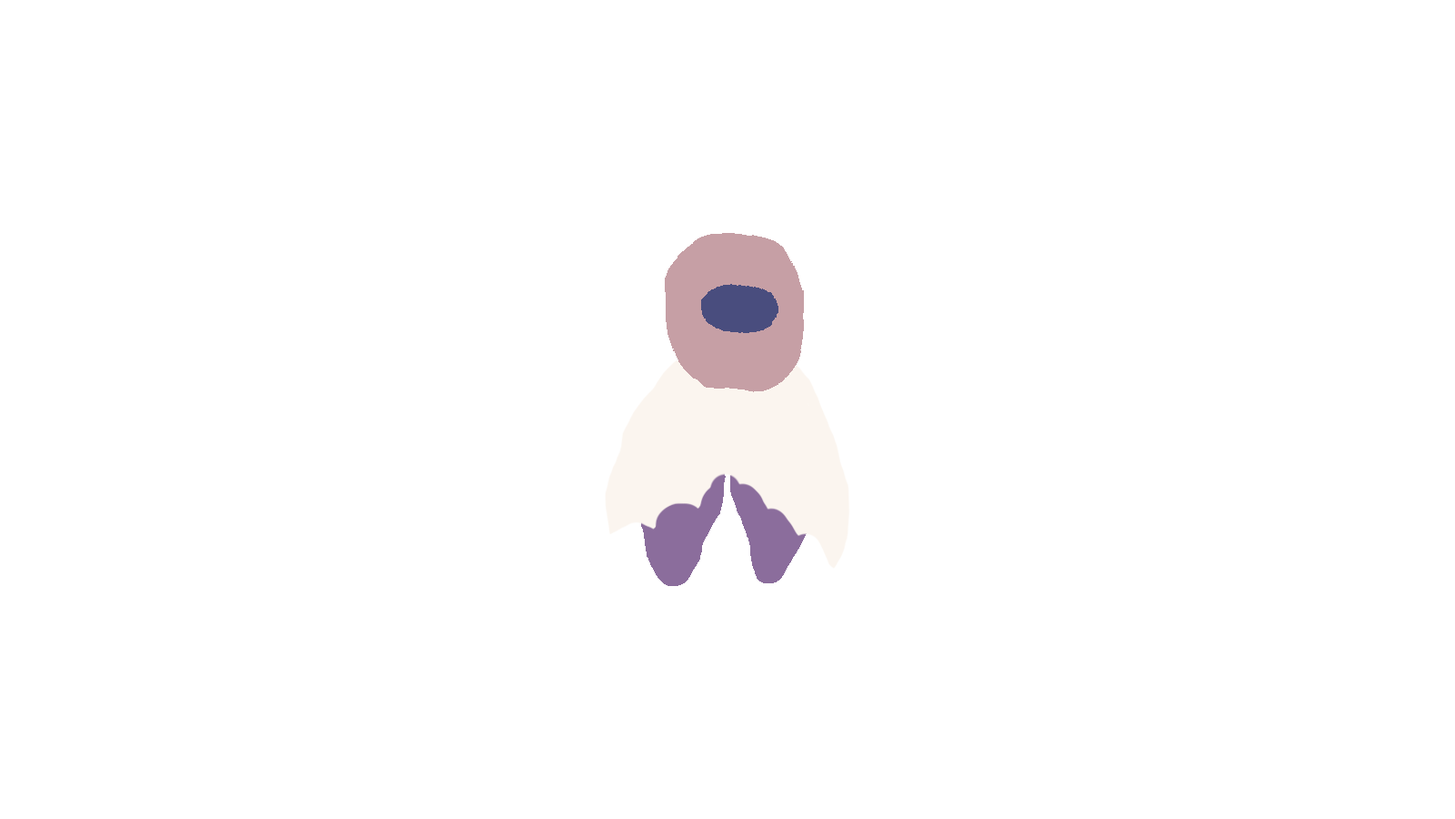
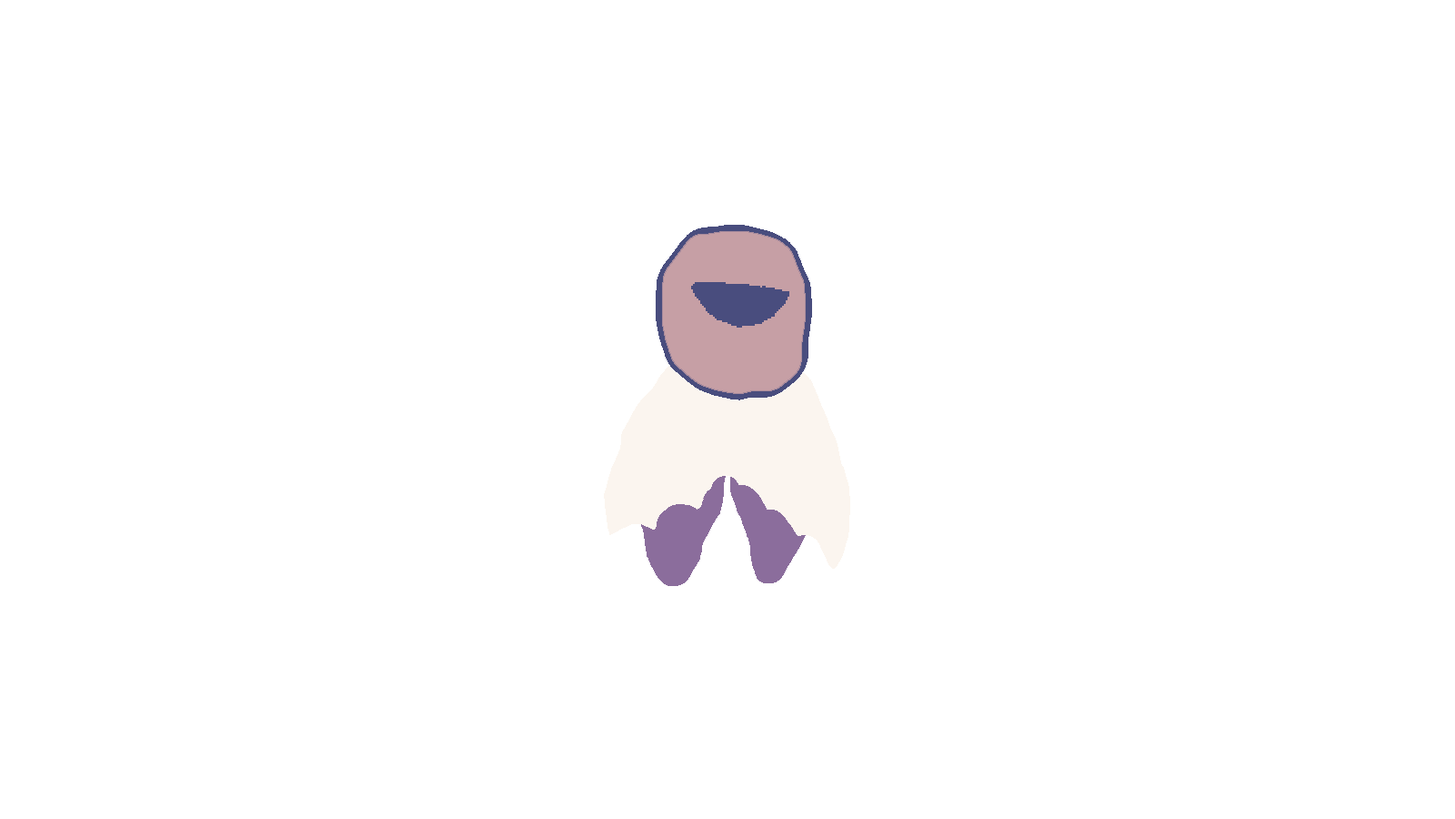
Layer changes from the first 1455 × 819 image to the second:
painted on "Visor" over [691, 281, 790, 333]
painted on "Helmet" over [655, 224, 813, 401]
painted on "Armor" over [603, 343, 851, 569]
